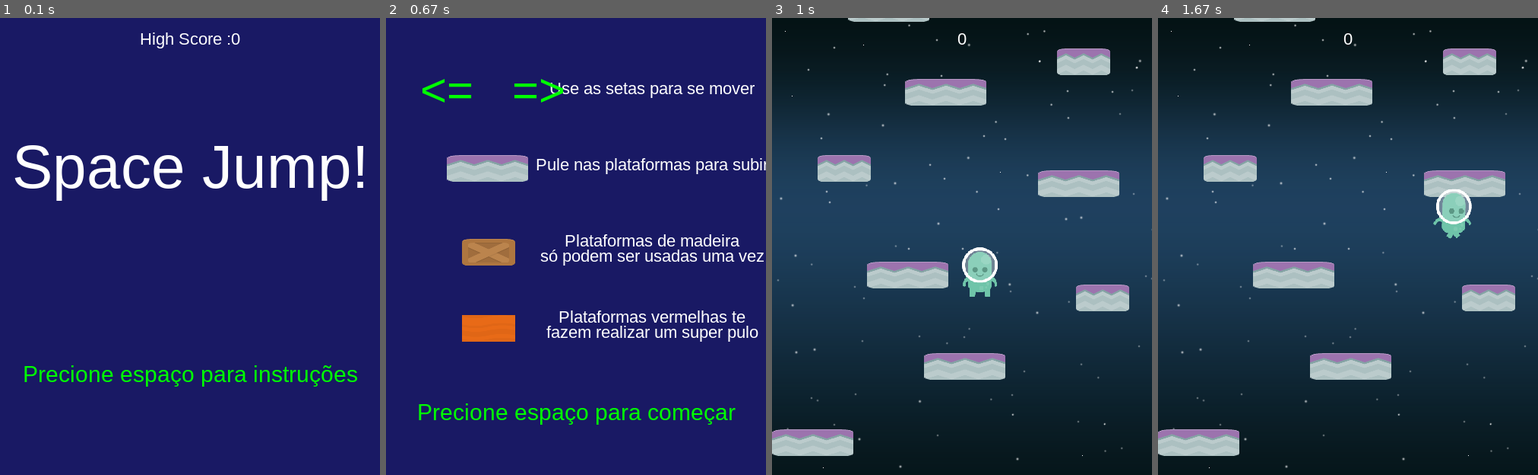
Above: before the commit, frames 1-4 (left to right).
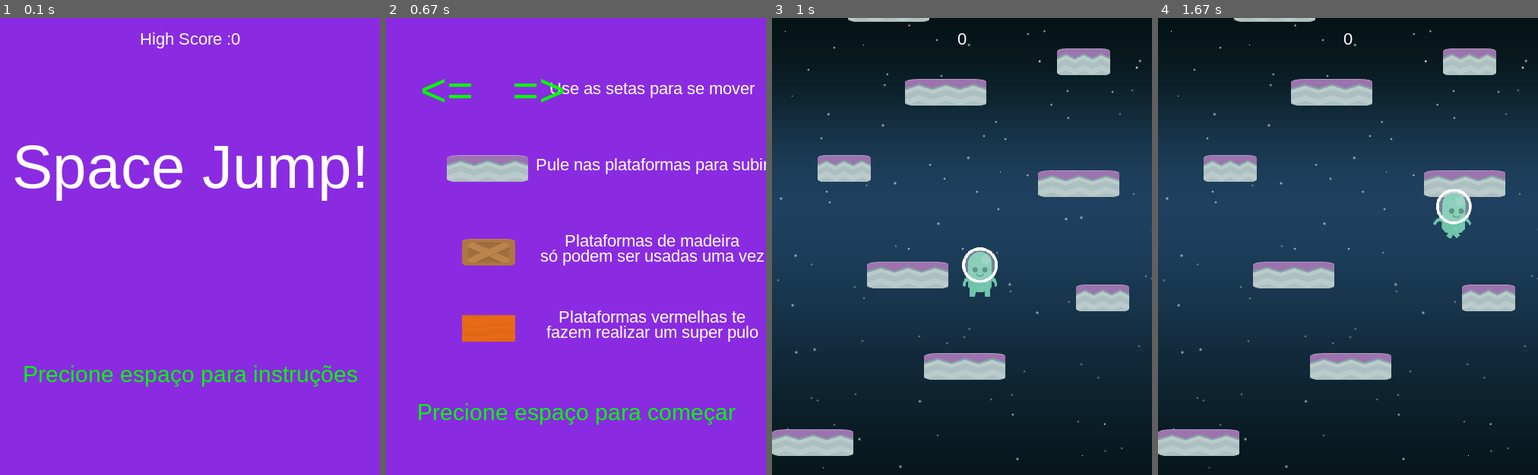
Above: after the commit, the same moments.

Repository: RodrigoMBarros/PyGame_2020.1
Game: pygame game, started from inicio_projeto/game_main.py
Two runs of this game, one before a commit and one after it. Both use one fixed random seed, a clock stepped at 60 frames per second and the inputs below.
Inputs:
- Up to frame 1 (0.1 s): no input
- Up to frame 2 (0.67 s): tap Space at 0.33 s
- Up to frame 3 (1 s): tap Space at 0.73 s
- Up to frame 4 (1.67 s): hold Right 1.17-1.63 s; tap Space at 1.23, 1.53 s

The runs differ from the first frame. In frame 1, 97% of the frame differs, in the area x 0-100%, y 0-100%; in frame 2, 95%; in frame 3, nothing differs; in frame 4, nothing differs.

Commit message:
Jogo com musica

Diff:
--- a/inicio_projeto/game_main.py
+++ b/inicio_projeto/game_main.py
@@ -8,8 +8,13 @@
 NOME = "Space Jump!"
 FONTE = 'arial'
 HS_FILE = "highscore.txt"
+
+#FILES
 SPRITESHEET = "p1_spritesheet.png"
 SPRITESHEET_PLAT = "tiles_spritesheet.png"
+MUSICA = "fell_good.wave"
+#PULO_SND =
+GAME_OVER_SND = "never_giveup.wave"
 
 # == Player properies
 JOGADOR_ACEL = 8
@@ -27,6 +32,7 @@
 ORANGE = (255, 97, 3)
 LIGHTBLUE = (10, 155, 155)
 DARKBLUE = (25, 25, 100)
+BLUEM = (138,43, 226)
 
 # assets
 
@@ -298,7 +304,7 @@
         self.dir = path.dirname(__file__)  # usado para encontrar o folder do arquivo
         img_dir = path.join(self.dir, 'img')
 
-        with open(path.join(self.dir, HS_FILE), 'w') as ah:  # abre o file para escrevermos, olhar, ou criar
+        with open(path.join(self.dir, HS_FILE), 'w') as ah:  # abre o file para escrevermos o highscore, olhar, ou criar
             try:
                 self.highscore = int(ah.read())
             except:
@@ -307,6 +313,11 @@
         # carrega imagens das sprites
         self.spritesheet = Spritessheets(path.join(img_dir, SPRITESHEET))
         self.spritesheet_p = Spritessheets_plat(path.join(img_dir, SPRITESHEET_PLAT))
+
+        #carrega sons
+        self.snd_dir = path.join(self.dir, 'snd')
+        #self.jump_sound = pg.mixer.Sound(path.join(self.snd_dir, PULO_SND))
+
 
     def refresh(self):  # renicia o jogo quando morre, vai rodar um novo jogo // atualizações
         self.score = 0
@@ -344,14 +355,19 @@
             self.all_sprites.add(p)
             self.platforms_Q.add(p)
 
+
+        self.run()
+
     def run(self):
         # game Loop
         self.clock.tick(FPS)
-
+        pg.mixer.music.load(path.join(self.snd_dir,'fell_good.wav' ))
+        pg.mixer.music.play(loops = -1)
         # ==== Chamando events e as tres funções básicas do game loop que se conversam
         self.events()  # recebe comandos do taclado e mouse (controle do jogador)
         self.updates()
         self.draw()
+        pg.mixer.music.fadeout(500)
 
     def updates(self):
         # faz updates
@@ -372,6 +388,8 @@
                 self.jumpping = False
                 self.walking = False
                 self.jogador.Vy = -PULO_JOGADOR
+                #self.jump_sound.play()
+
 
         if hits2:  # verifica impacto entre jogador e as plataformas aleatorias para realizar o pulo
             if (self.jogador.Vy > 0) and (self.jogador.rect.bottom > hits2[0].rect.top) and (
@@ -380,17 +398,19 @@
                 self.jumpping = False
                 self.walking = False
                 self.jogador.Vy = -PULO_JOGADOR
+                #self.jump_sound.play()
 
         if hits3:  # verifica impacto entre jogador e a plataforma super_pulo para realizar o super pulo
+
             if (self.jogador.Vy > 0) and (self.jogador.rect.bottom > hits3[0].rect.top) and (
                     self.jogador.maior_altura < hits3[0].rect.top):
                 self.jogador.rect.bottom = hits3[0].rect.top
                 self.jumpping = False
                 self.walking = False
                 self.jogador.Vy = -SUPER_PULO
+                #self.jump_sound.play()
 
         if hits4:  # verifica impacto entre jogador e as plataformas quebradicas para realizar o pulo
-
             if (self.jogador.Vy > 0) and (self.jogador.rect.bottom > hits4[0].rect.top) and (
                     self.jogador.maior_altura < hits4[0].rect.top):
                 hits4 = pg.sprite.spritecollide(self.jogador, self.platforms_Q,
@@ -399,6 +419,7 @@
                 self.jumpping = False
                 self.walking = False
                 self.jogador.Vy = -PULO_JOGADOR
+                #self.jump_sound.play()
 
         # ___Fazer a tela rodar quando o jogador chegar a 1/4 da tela___
         if self.jogador.rect.top <= HEIGHT / 4:
@@ -548,7 +569,7 @@
 
     def tela_inicial(self):
 
-        self.screen.fill(DARKBLUE)
+        self.screen.fill(BLUEM)
         self.draw_textos(NOME, 80, WHITE, WIDTH / 2, HEIGHT / 4)
 
         # Instruções
@@ -559,7 +580,7 @@
 
     def tela_instrucoes(self):
 
-        self.screen.fill(DARKBLUE)
+        self.screen.fill(BLUEM)
         self.draw_textos("Use as setas para se mover", 22, WHITE, 350, 80)
         self.draw_textos("<=   =>", 60, GREEN, 140, 60)
 
@@ -589,7 +610,10 @@
 
         if self.rodando:  # se quiser sair não tem que mostrar a tela final
             return
-        self.screen.fill(DARKBLUE)
+
+        #pg.mixer.music.load(path.join(self.snd_dir,'never_giveup.wav' ))
+        self.screen.fill(BLUEM)
+        self.over_sound.play()
         # resultados
         self.draw_textos("GAME OVER", 48, BLACK, WIDTH / 2, HEIGHT / 4)
         self.draw_textos("Score = " + str(self.score), 22, GREEN, WIDTH / 2, HEIGHT / 2)
@@ -624,6 +648,7 @@
 
 
 g = Game()  # o jogo de fato
+
 while g.jogo:
     g.tela_inicial()  # gera menu inicial e high score
     if g.jogo:  # garante que da pra fechar o jogo no menu inicial
--- a/inicio_projeto/highscore.txt
+++ /dev/null
@@ -1 +0,0 @@
-190
Not shown, added: inicio_projeto/snd/fell_good.wav
Not shown, added: inicio_projeto/snd/never_giveup.wav
